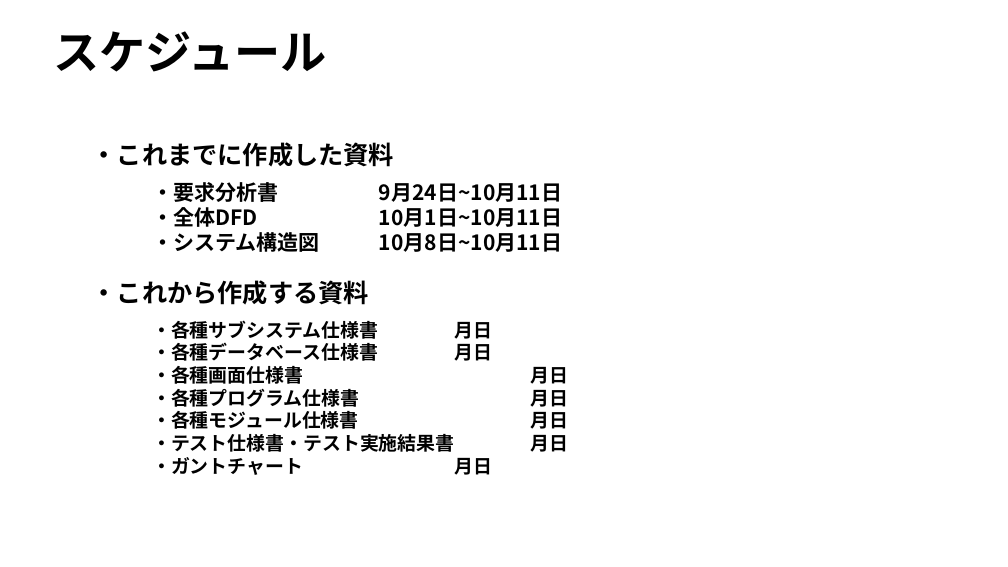
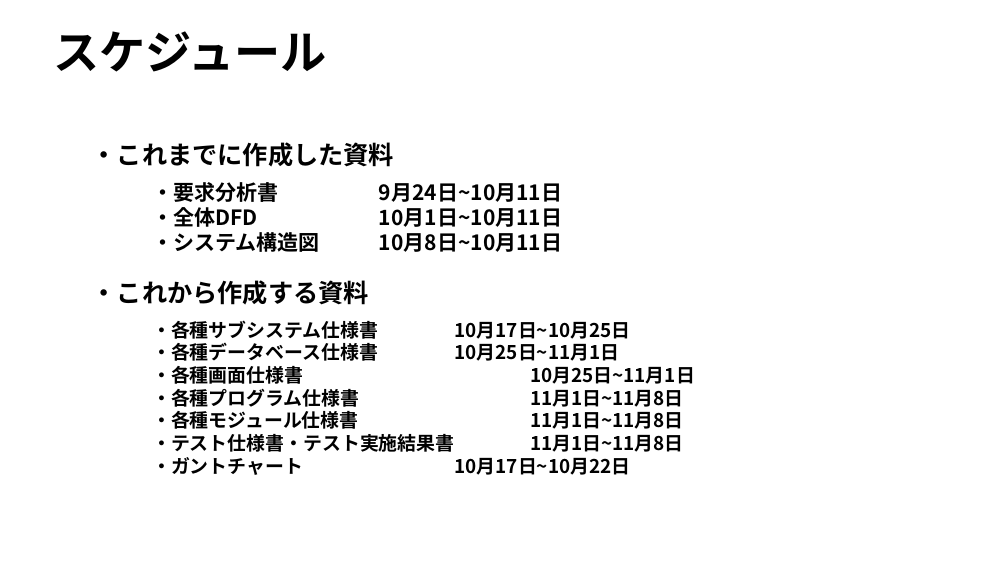
Before and after one commit to Yamanin3/system-devel, a slide deck: slide 12 of 企画発表プレゼンテーション.pptx. Drawn at 1008x567 pixels with LibreOffice and Linux fonts; fonts in the diff are those of the drawing; background and template pictures are left out. Boxes give left, top, right and bottom in pixels: in the first picture for what was removed or moved away, otherwise in the second. Text is boxed around its words. In the diff, an @@ line names an element or a change of style, - is before the commit and + after.

Commit message:
スケジュールを追加

```diff
--- a/企画発表プレゼンテーション.pptx
+++ b/企画発表プレゼンテーション.pptx
@@ text at [152,320,695,475]: text changed @@
-・各種サブシステム仕様書 月日
-・各種データベース仕様書 月日
-・各種画面仕様書 月日
-・各種プログラム仕様書 月日
-・各種モジュール仕様書 月日
-・テスト仕様書・テスト実施結果書 月日
-・ガントチャート 月日
+・各種サブシステム仕様書 10月17日~10月25日
+・各種データベース仕様書 10月25日~11月1日
+・各種画面仕様書 10月25日~11月1日
+・各種プログラム仕様書 11月1日~11月8日
+・各種モジュール仕様書 11月1日~11月8日
+・テスト仕様書・テスト実施結果書 11月1日~11月8日
+・ガントチャート 10月17日~10月22日
```
